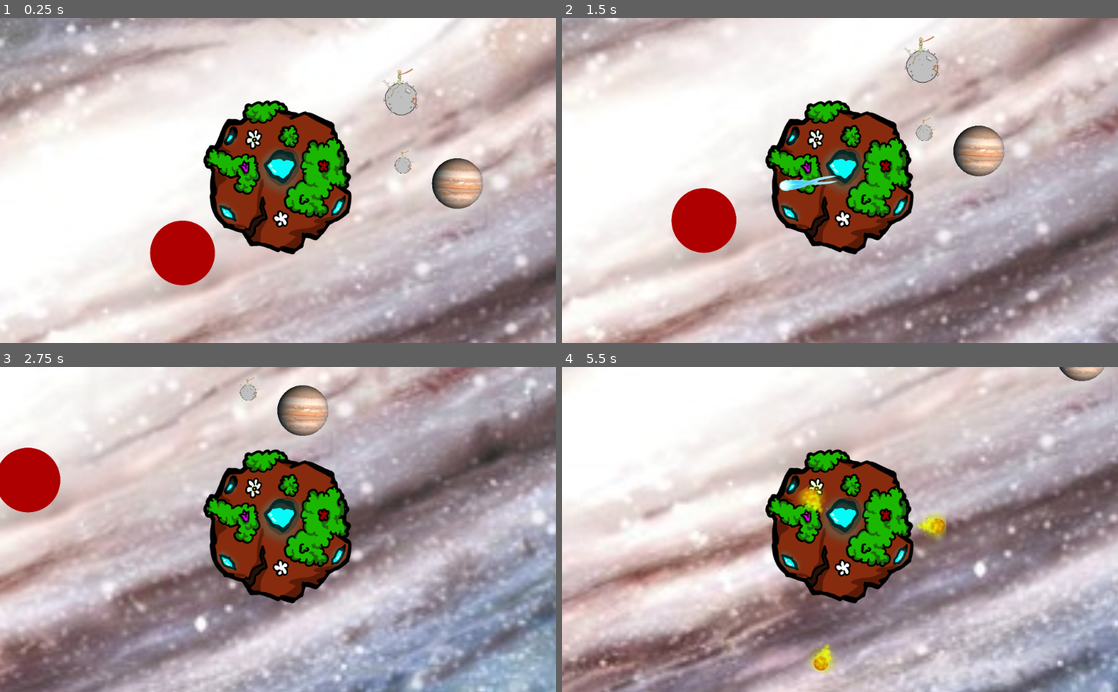
Above: before the commit, frames 1-4 (two rows, left to right).
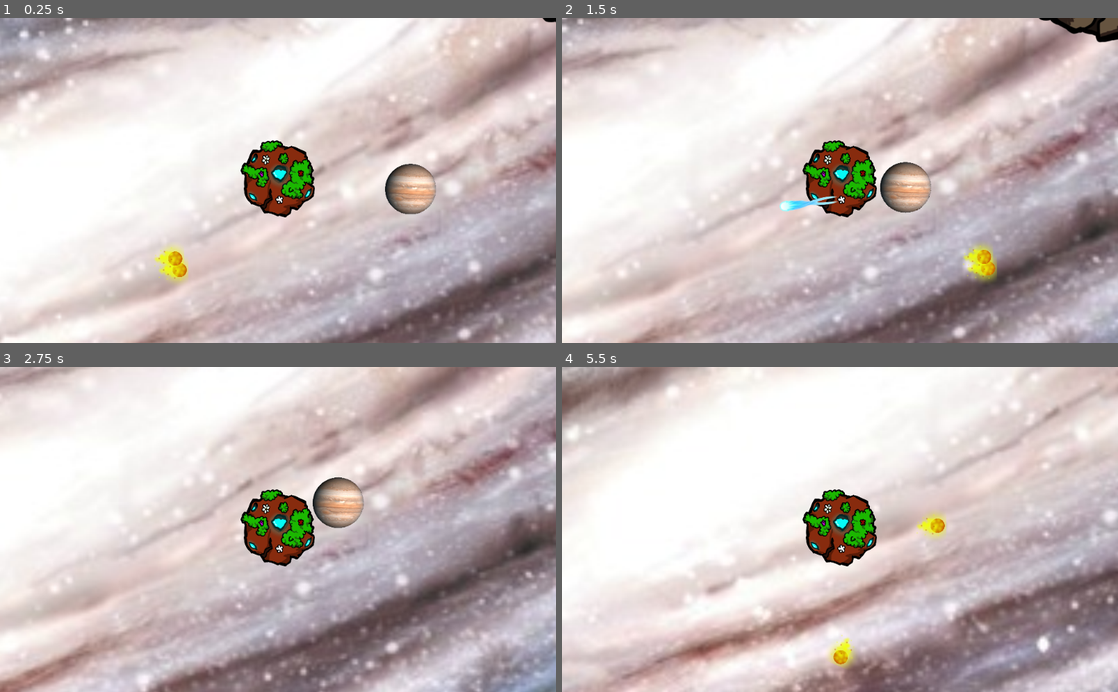
Above: after the commit, the same moments.

Repository: EddieBreeg/bubbles
Game: Godot game, scene res://src/main_scene.tscn
Two runs of this game, one before a commit and one after it. Both use one fixed random seed, a clock stepped at 60 frames per second and the inputs below.
Inputs (mouse positions are in pixels of both pictures, inside the frame that each line leads up to):
- Up to frame 1 (0.25 s): no input
- Up to frame 2 (1.5 s): move the mouse to (962, 164) at 0.52 s; hold Right (ui_right) 0.53-1.28 s; click (962, 164) at 0.6 s; move the mouse to (728, 196) at 1.27 s; hold Down (ui_down) from 1.28 s (still down); right-click (728, 196) at 1.35 s
- Up to frame 3 (2.75 s): click (166, 545) at 1.55 s; move the mouse to (333, 458) at 2.02 s; release Down (ui_down) at 2.03 s; hold Right (ui_right) from 2.03 s (still down); click (333, 458) at 2.1 s
- Up to frame 4 (5.5 s): move the mouse to (812, 594) at 2.77 s; release Right (ui_right) at 2.78 s; hold Up (ui_up) 2.78-3.53 s; click (812, 594) at 2.85 s; move the mouse to (1006, 578) at 3.52 s; hold Left (ui_left) 3.53-5.03 s; right-click (1006, 578) at 3.6 s; click (1006, 578) at 3.8 s; move the mouse to (673, 480) at 4.27 s; click (673, 480) at 4.35 s; move the mouse to (867, 529) at 5.02 s; hold Down (ui_down) from 5.03 s (still down); click (867, 529) at 5.1 s

The runs differ from the first frame. In frame 1, 40% of the frame differs, in the area x 0-100%, y 0-100%; in frame 2, 36%; in frame 3, 81%; in frame 4, 79%.

Commit message:
refactor(sprites): planet and player

Diff:
--- a/asteroid-proto/src/actors/Enemy.gd
+++ b/asteroid-proto/src/actors/Enemy.gd
@@ -2,13 +2,20 @@
 class_name Enemy
 
 # Declare member variables here. Examples:
-# var a: int = 2
-# var b: String = "text"
+var shoot_rock = preload('..//projectiles/BulletStone.tscn')
 
 
 # Called when the node enters the scene tree for the first time.
 func _ready() -> void:
 	pass # Replace with function body.
 
+func shot_flame():
+	var shoot_instance = shoot_rock.instance()
+	shoot_instance.position = get_global_position()
+	shoot_instance.velocity = velocity
+	get_parent().add_child(shoot_instance)
+
+
 # Called every frame. 'delta' is the elapsed time since the previous frame.
-#func _process(delta: float) -> void:
+func _process(delta: float) -> void:
+	shot_flame()
--- a/asteroid-proto/src/actors/Planet.tscn
+++ b/asteroid-proto/src/actors/Planet.tscn
@@ -1,18 +1,18 @@
 [gd_scene load_steps=4 format=2]
 
-[ext_resource path="res://assets/planet.png" type="Texture" id=1]
+[ext_resource path="res://assets/planetNormale1.png" type="Texture" id=1]
 [ext_resource path="res://src/actors/Planet.gd" type="Script" id=2]
 
 [sub_resource type="CircleShape2D" id=1]
-radius = 65.2673
+radius = 407.177
 
-[node name="Node2D" type="KinematicBody2D"]
+[node name="Planet" type="KinematicBody2D"]
 collision_layer = 8
 collision_mask = 55
 script = ExtResource( 2 )
 
-[node name="planet" type="Sprite" parent="."]
-position = Vector2( -16, -22 )
+[node name="planetNormale1" type="Sprite" parent="."]
+scale = Vector2( 1.5, 1.5 )
 texture = ExtResource( 1 )
 
 [node name="CollisionShape2D" type="CollisionShape2D" parent="."]
--- a/asteroid-proto/src/actors/Player.tscn
+++ b/asteroid-proto/src/actors/Player.tscn
@@ -4,7 +4,7 @@
 [ext_resource path="res://src/actors/Player.gd" type="Script" id=2]
 
 [sub_resource type="CircleShape2D" id=1]
-radius = 283.18
+radius = 151.195
 
 [node name="Player" type="KinematicBody2D"]
 collision_mask = 14
@@ -15,6 +15,7 @@
 zoom = Vector2( 2, 2 )
 
 [node name="asteroid2" type="Sprite" parent="."]
+scale = Vector2( 0.5, 0.5 )
 texture = ExtResource( 1 )
 
 [node name="CollisionShape2D" type="CollisionShape2D" parent="."]
--- a/asteroid-proto/src/main_scene.tscn
+++ b/asteroid-proto/src/main_scene.tscn
@@ -15,12 +15,6 @@
 position = Vector2( 1116.79, 646.18 )
 scale = Vector2( 10, 10 )
 texture = ExtResource( 2 )
-
-[node name="Player" parent="." groups=[
-"PlayerGroup",
-] instance=ExtResource( 1 )]
-position = Vector2( 172.181, 183.473 )
-scale = Vector2( 0.5, 0.5 )
 
 [node name="Jupiter" type="KinematicBody2D" parent="."]
 collision_layer = 8
@@ -44,4 +38,11 @@
 position = Vector2( 56.7906, 197.45 )
 
 [node name="Planet" parent="." instance=ExtResource( 1 )]
-position = Vector2( 337.905, -83.5869 )
+position = Vector2( 1292.68, -704.576 )
+
+[node name="Planet2" parent="." instance=ExtResource( 1 )]
+position = Vector2( -1394.93, -635.602 )
+
+[node name="Planet3" parent="." instance=ExtResource( 1 )]
+position = Vector2( 1019.18, 1366.91 )
+scale = Vector2( 0.75, 0.75 )
